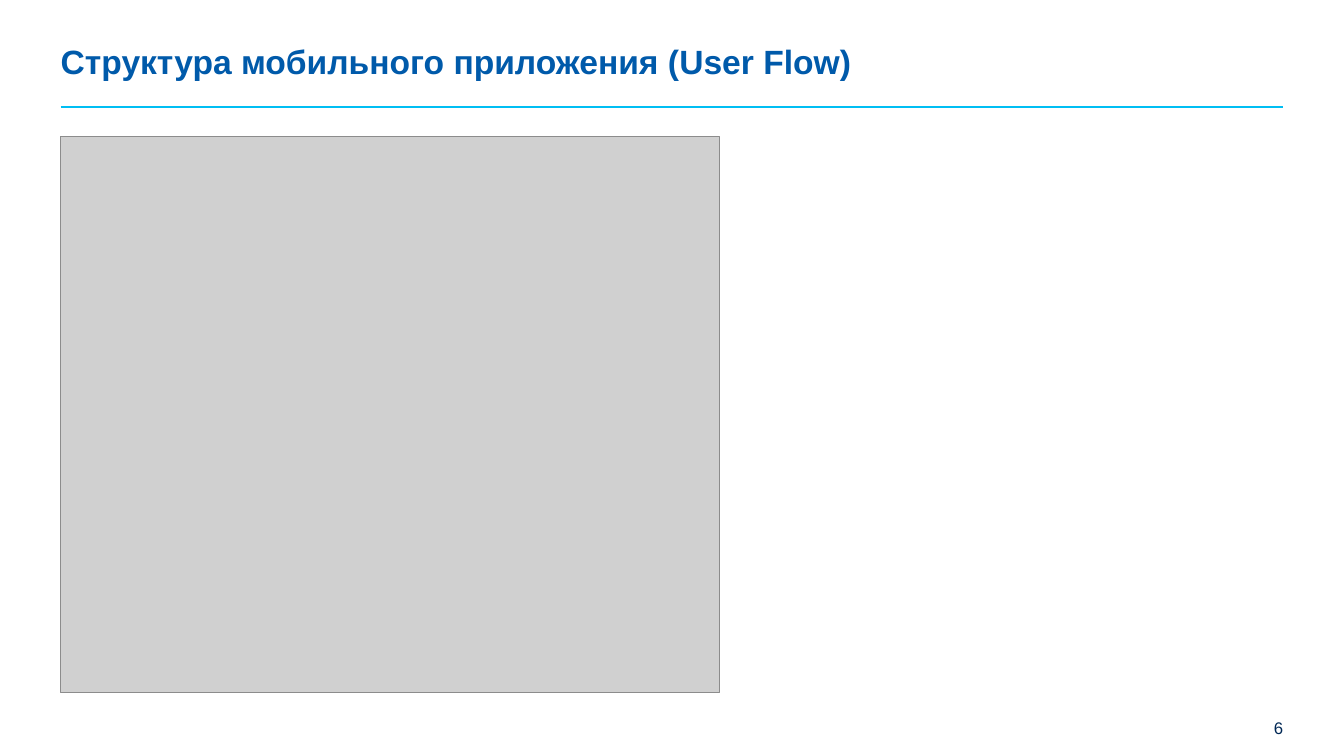
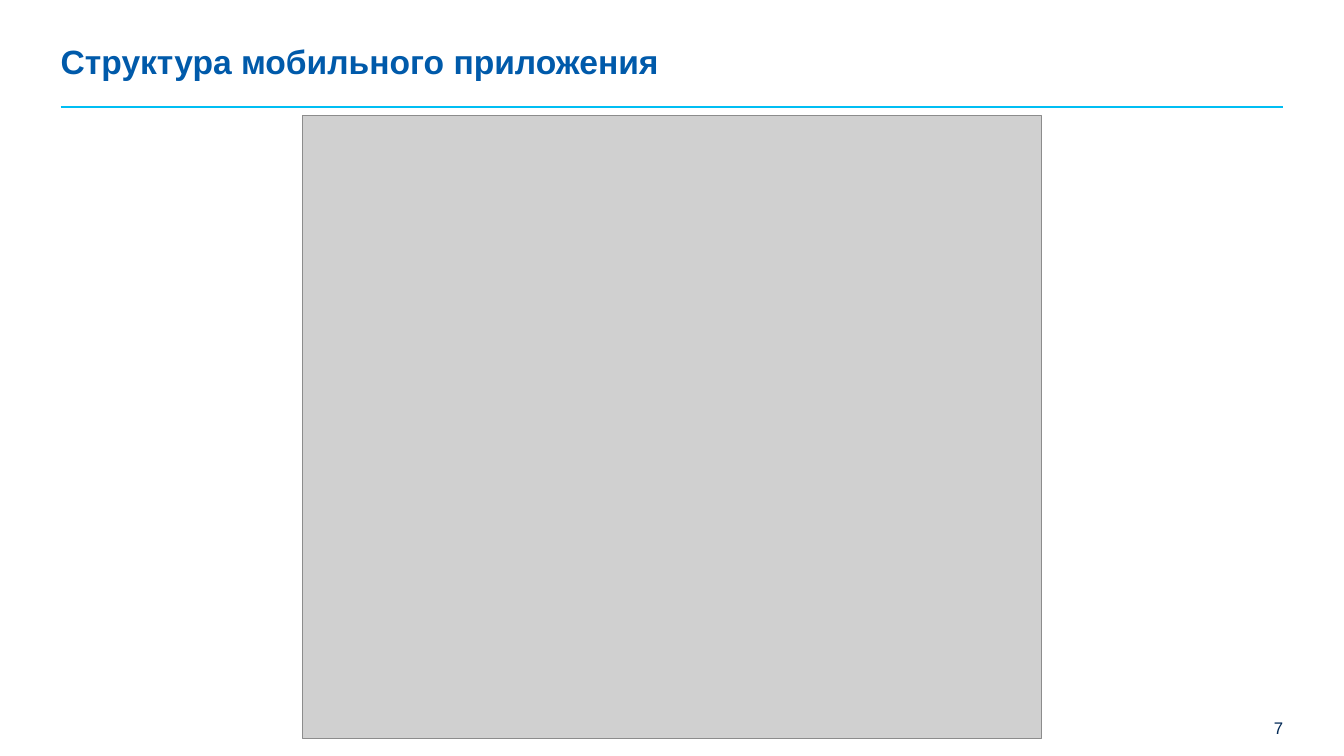
Before and after one commit to amaruelle/Diploma, a slide deck: slide 7 of Гамуйло_Презентация_Диплом.pptx (slide 6 before the commit). Drawn at 1344x756 pixels with LibreOffice and Linux fonts; fonts in the diff are those of the drawing; grey boxes stand for pictures; background and template pictures are left out. Boxes give left, top, right and bottom in pixels: in the first picture for what was removed or moved away, otherwise in the second. Text is boxed around its words. In the diff, an @@ line names an element or a change of style, - is before the commit and + after.

```diff
--- a/Гамуйло_Презентация_Диплом.pptx
+++ b/Гамуйло_Презентация_Диплом.pptx
@@ title at (61, 49, 659, 81): text changed @@
-Структура мобильного приложения (User Flow)
+Структура мобильного приложения
@@ picture: place and size @@
-picture at (60, 137, 720, 693)
+picture at (302, 116, 1042, 739)
@@ page number at (1274, 722, 1283, 734): text changed @@
-6
+7
```
Also in this commit, not shown: 4 other slides changed, 1 slide added, 1 slide removed, 5 other files.
